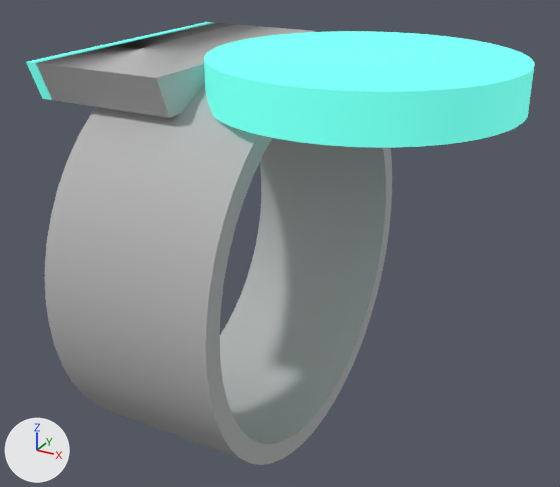
Before and after pictures for a commit that changed the FBX model scripts/vr-edit/assets/tools/tool-icon.fbx.
One viewpoint serves both versions: a 50 mm lens placed at (1.051, -3.383, 0.159), pointed at (0.884, -3.08, 0.008). Every picture has the same lights, and +X, +Y and +Z are marked at lower left. Where no turn or scale is listed for an object, it has been applied to the vertices. Vertices at the same position are counted once.

Names of what the first picture shows: 'pasted__pCylinder7', 'pasted__pPipe7', 'pasted__pasted__pasted__Tool__Header__Embellishment5'.
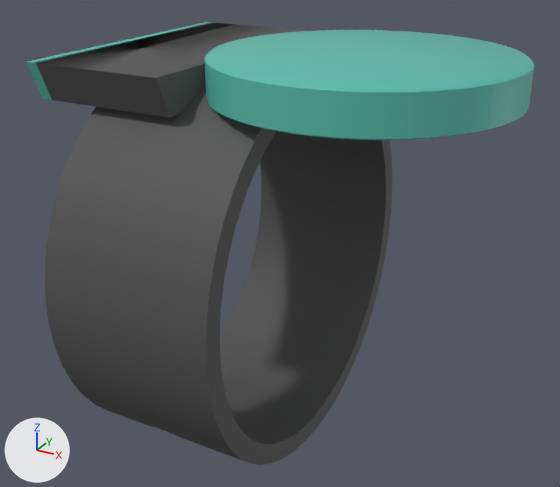
Commit message: Update wrist tool icon

The change in detail:
Picture 'bracelet.jpg' (img_bracelet_jpg) is new.
In material 'pasted__pasted__VRE_BaseGrey' (mat_pasted__pasted__vre_basegrey), base_color is no longer (0.467, 0.467, 0.467), grey #b6b6b6.
In material 'pasted__pasted__VRE_BaseGrey' (mat_pasted__pasted__vre_basegrey), texture is now set to img_bracelet_jpg.
Material 'pasted__pasted__VRE_GreenHighlight' (mat_pasted__pasted__vre_greenhighlight) changes colour from cyan #62e4d3 to cyan #57b9a9; in linear values from (0.121, 0.776, 0.651) to (0.0953, 0.485, 0.397).
In material 'pasted__pasted__VRE_GreenHighlight' (mat_pasted__pasted__vre_greenhighlight), emission_color goes from (0.121, 0.776, 0.651) (cyan #62e4d3) to (0.0953, 0.485, 0.397) (cyan #57b9a9).
In material 'pasted__pasted__VRE_GreenHighlight' (mat_pasted__pasted__vre_greenhighlight), emission_strength goes from 0.6 to 0.02.
me_mesh_002 is used by ob_pasted__pcylinder7; location (0.0, 0.0, 0.0).
me_mesh_002 had 102 vertices, 150 faces and spanned x 0.8548..0.9907, y -3.1429..-3.0073, z 0.0807..0.1004.
me_mesh_002 now has 502 vertices, 400 faces and spans x 0.8551..0.9904, y -3.1429..-3.0073, z 0.0825..0.1014.
me_mesh_002 part 1: 102 vertices removed from x 0.8548..0.9907, y -3.1429..-3.0073, z 0.0807..0.1004; 502 vertices added at x 0.8551..0.9904, y -3.1429..-3.0073, z 0.0825..0.1014.

What differs and where, as boxes (x1, y1, x2, y2) in the pictures (560 x 487 px):
'pasted__pPipe7', surface changed: (45, 84, 392, 465) in both
'pasted__pCylinder7', recoloured, surface changed, reshaped: before (204, 31, 535, 148); after (204, 30, 534, 140)
'pasted__pasted__pasted__Tool__Header__Embellishment5', recoloured, surface changed: (26, 22, 315, 118) in both
